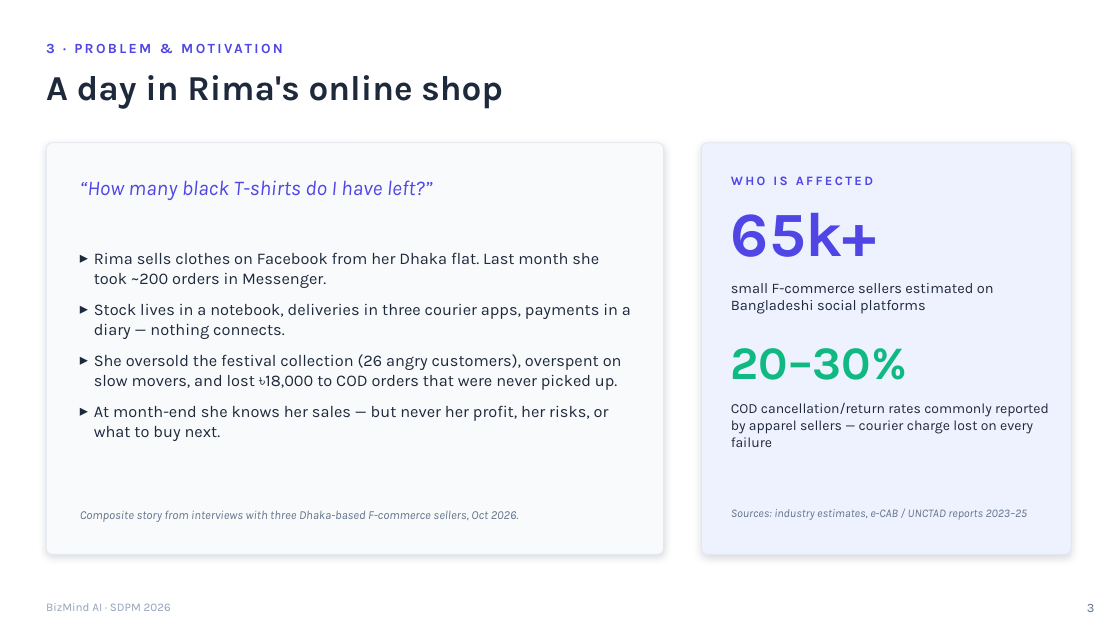
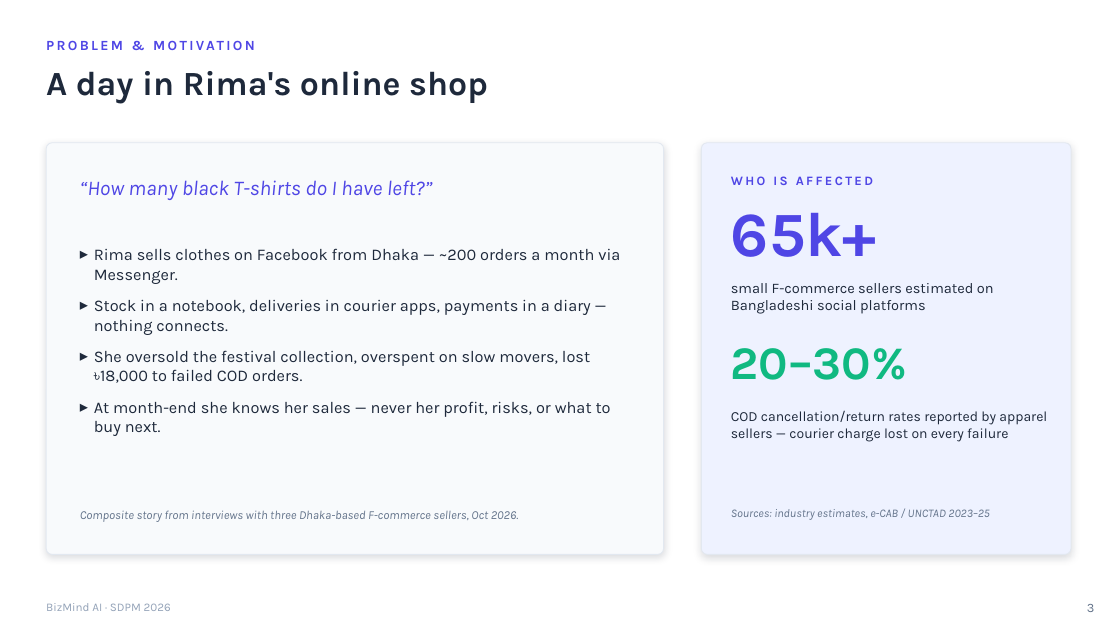
Before and after one commit to bakorish/bizmind-ai, a slide deck: slide 3 of docs/BizMind_AI_SDPM_Presentation.pptx. Drawn at 1120x630 pixels with LibreOffice and Linux fonts; fonts in the diff are those of the drawing. Boxes give left, top, right and bottom in pixels: in the first picture for what was removed or moved away, otherwise in the second. Text is boxed around its words. In the diff, an @@ line names an element or a change of style, - is before the commit and + after.

```diff
--- a/docs/BizMind_AI_SDPM_Presentation.pptx
+++ b/docs/BizMind_AI_SDPM_Presentation.pptx
@@ text "A day in Rima's online ..." at bbox=[46, 71, 488, 104]: size 30 to 29 pt @@
@@ text at bbox=[46, 43, 55, 53]: text changed @@
-3 · PROBLEM & MOTIVATION
+PROBLEM & MOTIVATION
@@ text at bbox=[94, 248, 620, 436]: text changed @@
-▸ Rima sells clothes on Facebook from her Dhaka flat. Last month she took ~200 orders in Messenger.
-▸ Stock lives in a notebook, deliveries in three courier apps, payments in a diary — nothing connects.
-▸ She oversold the festival collection (26 angry customers), overspent on slow movers, and lost ৳18,000 to COD orders that were never picked up.
-▸ At month-end she knows her sales — but never her profit, her risks, or what to buy next.
+▸ Rima sells clothes on Facebook from Dhaka — ~200 orders a month via Messenger.
+▸ Stock in a notebook, deliveries in courier apps, payments in a diary — nothing connects.
+▸ She oversold the festival collection, overspent on slow movers, lost ৳18,000 to failed COD orders.
+▸ At month-end she knows her sales — never her profit, risks, or what to buy next.
@@ text at bbox=[731, 410, 1047, 442]: text changed @@
-COD cancellation/return rates commonly reported by apparel sellers — courier charge lost on every failure
+COD cancellation/return rates reported by apparel sellers — courier charge lost on every failure
@@ text at bbox=[731, 509, 990, 520]: text changed @@
-Sources: industry estimates, e-CAB / UNCTAD reports 2023–25
+Sources: industry estimates, e-CAB / UNCTAD 2023–25
```
Also in this commit, not shown: 14 other slides changed, 5 slides added, 15 slides removed.
